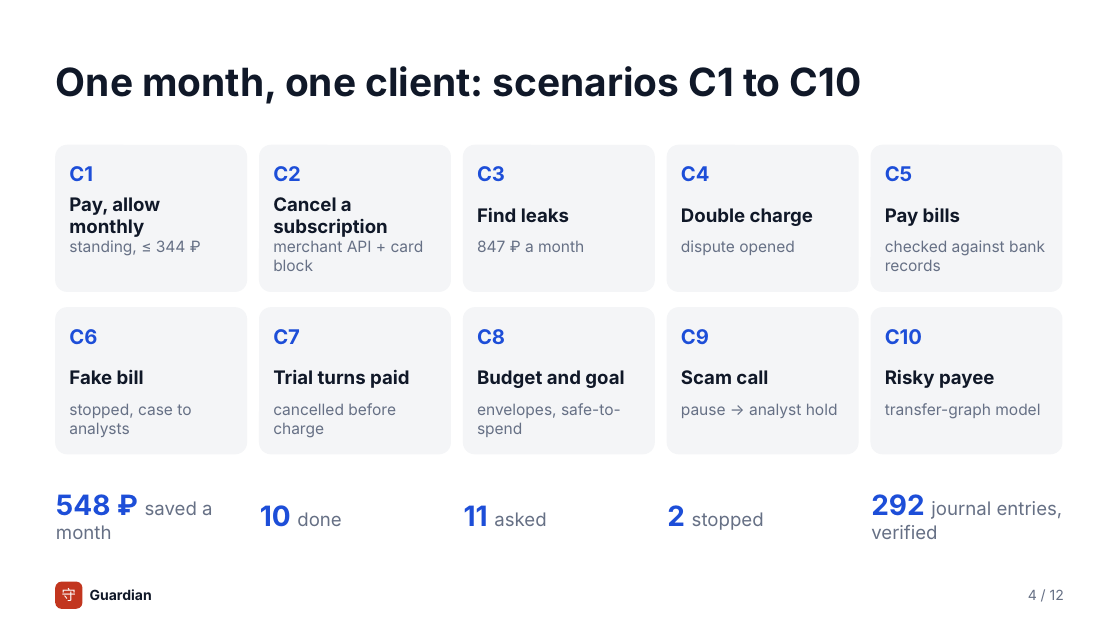
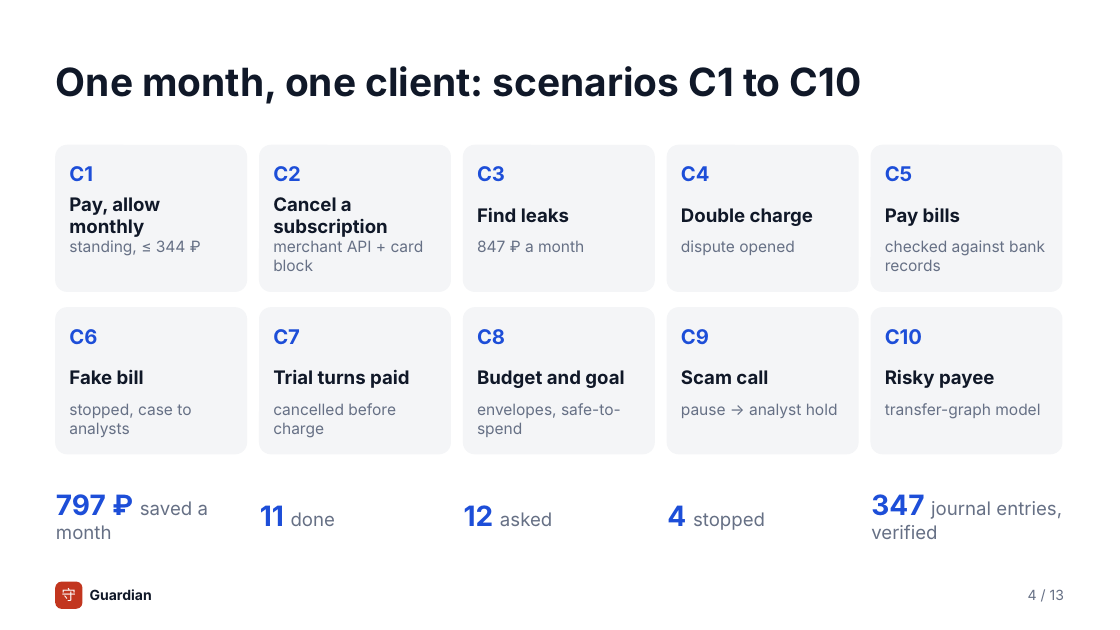
Before and after one commit to yourfavoriteself/ShenzhenFinTechathonTopicA, a slide deck: slide 4 of docs/presentation.pptx. Drawn at 1120x630 pixels with LibreOffice and Linux fonts; fonts in the diff are those of the drawing. Boxes give left, top, right and bottom in pixels: in the first picture for what was removed or moved away, otherwise in the second. Text is boxed around its words. In the diff, an @@ line names an element or a change of style, - is before the commit and + after.

```diff
--- a/docs/presentation.pptx
+++ b/docs/presentation.pptx
@@ text at [56,494,208,539]: text changed @@
-548 ₽ saved a month
+797 ₽ saved a month
@@ text at [260,505,335,526]: text changed @@
-10 done
+11 done
@@ text at [464,505,552,526]: text changed @@
-11 asked
+12 asked
@@ text at [667,505,765,530]: text changed @@
-2 stopped
+4 stopped
@@ text at [871,494,1062,539]: text changed @@
-292 journal entries, verified
+347 journal entries, verified
@@ text at [1028,589,1064,600]: text changed @@
-4 / 12
+4 / 13
```
Also in this commit, not shown: 10 other slides changed, 1 slide added, 44 other files.
